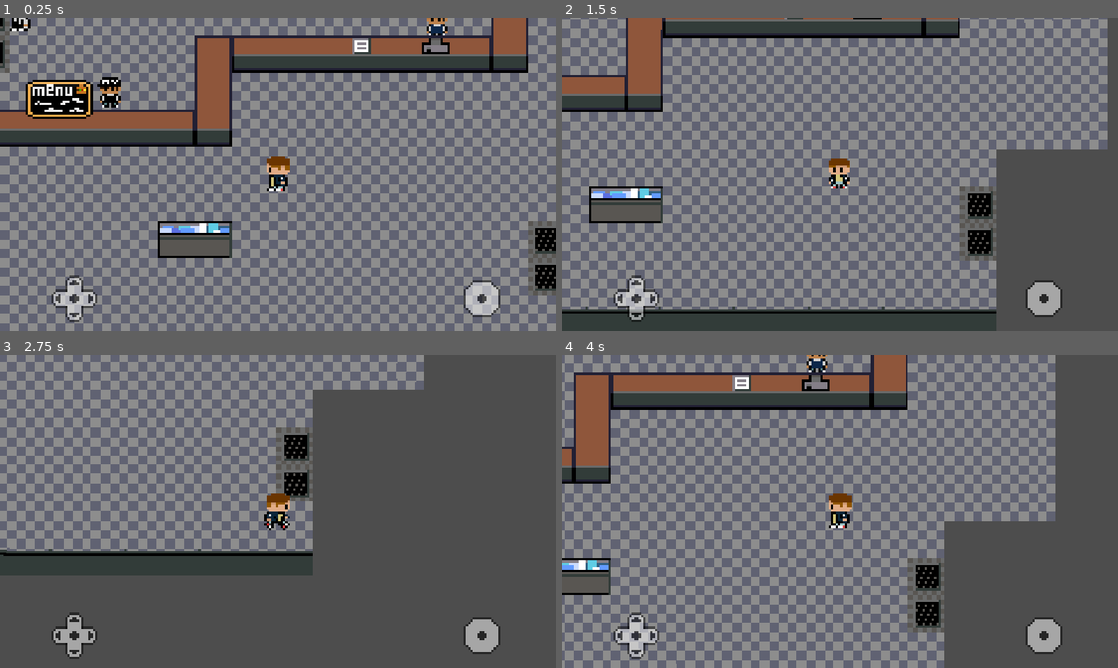
Above: before the commit, frames 1-4 (two rows, left to right).
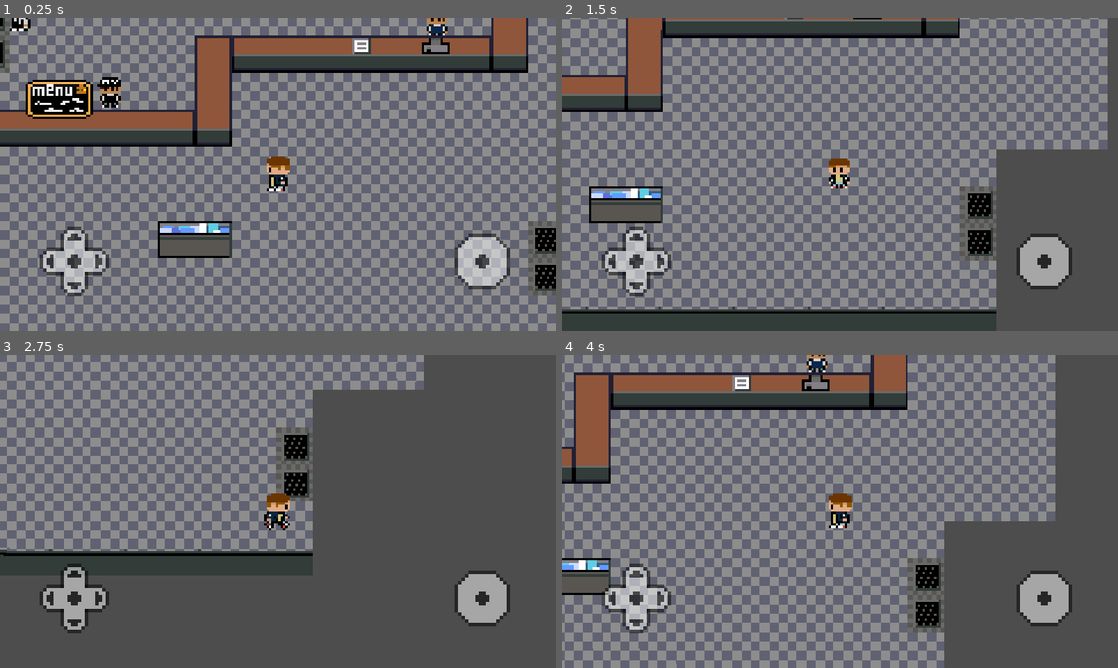
Above: after the commit, the same moments.

Repository: jmcgorey/locals_rpg
Game: Godot game, scene res://scenes/levels/diner_area.tscn
Same seed, same stepped clock (60 frames per second), same inputs: the game is played once before the commit and once after it.
Inputs:
- Up to frame 1 (0.25 s): no input
- Up to frame 2 (1.5 s): hold D (move_right) 0.53-1.28 s; hold E (interact) 0.53-1.28 s; hold S (move_down) from 1.28 s (still down); tap E (interact) at 1.35 s
- Up to frame 3 (2.75 s): release S (move_down) at 2.03 s; hold D (move_right) from 2.03 s (still down); hold E (interact) from 2.03 s (still down)
- Up to frame 4 (4 s): release D (move_right) at 2.78 s; release E (interact) at 2.78 s; hold W (move_up) 2.78-3.53 s; tap E (interact) at 2.85 s; hold A (move_left) from 3.53 s (still down); hold E (interact) from 3.53 s (still down)

The runs differ from the first frame. In frame 1, 4.0% of the frame differs, in the area x 7-92%, y 66-98%; in frame 2, 4.0%; in frame 3, 4.0%; in frame 4, 4.0%.

Commit message:
update the size and position of the mobile controls

Diff:
--- a/scenes/controls/hud.tscn
+++ b/scenes/controls/hud.tscn
@@ -11,19 +11,21 @@
 anchor_top = 1.0
 anchor_bottom = 1.0
 offset_left = 64.0
-offset_top = -28.0
+offset_top = -60.0
 offset_right = 64.0
-offset_bottom = -28.0
+offset_bottom = -60.0
 grow_vertical = 0
+scale = Vector2(1.5, 1.5)
 
 [node name="InteractionButton" parent="." instance=ExtResource("2_x4cgb")]
 modulate = Color(1, 1, 1, 0.498039)
 anchors_preset = 3
 anchor_left = 1.0
 anchor_top = 1.0
-offset_left = -64.0
-offset_top = -28.0
-offset_right = -64.0
-offset_bottom = -28.0
+offset_left = -63.9999
+offset_top = -60.0
+offset_right = -63.9999
+offset_bottom = -60.0
 grow_horizontal = 0
 grow_vertical = 0
+scale = Vector2(3, 3)
